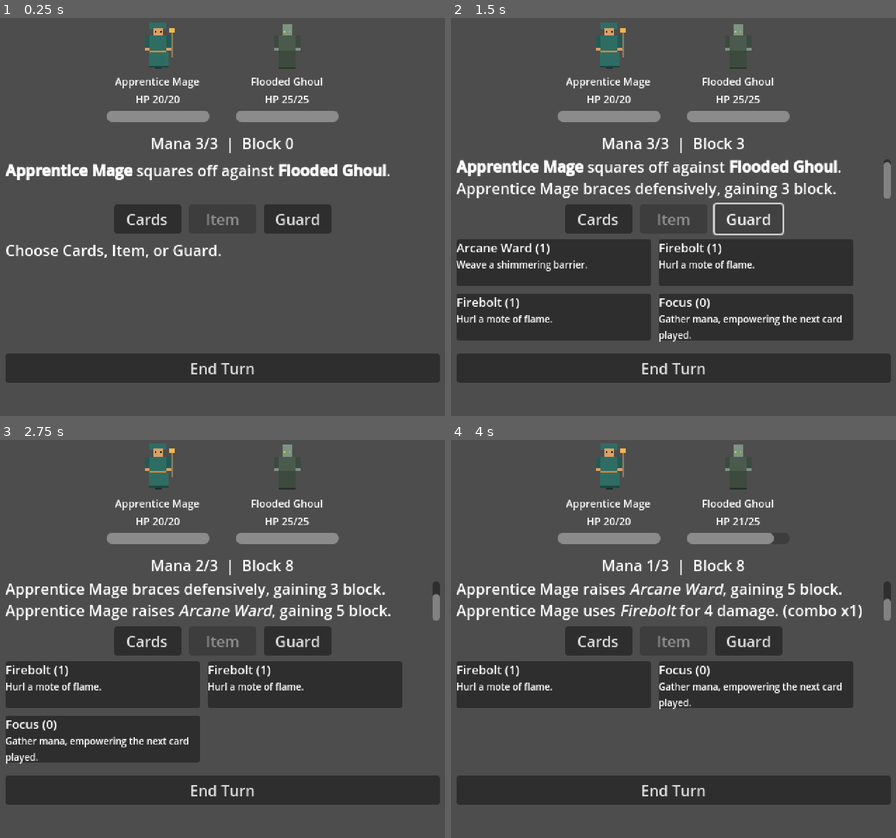
Above: before the commit, frames 1-4 (two rows, left to right).
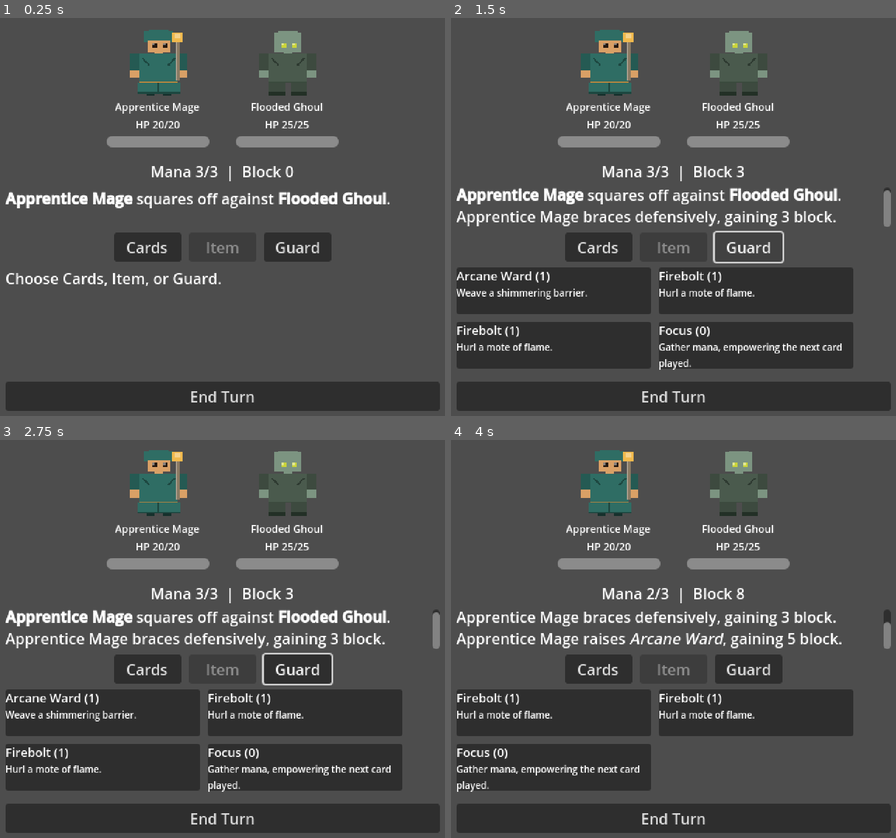
Above: after the commit, the same moments.

Repository: LupangSyS/PulseAI
Game: Godot game, scene res://scenes/combat.tscn
Two runs of this game, one before a commit and one after it. Both use one fixed random seed, a clock stepped at 60 frames per second and the inputs below. This scene is started directly instead of the project's main scene.
Inputs (mouse positions are in pixels of both pictures, inside the frame that each line leads up to):
- Up to frame 1 (0.25 s): no input
- Up to frame 2 (1.5 s): click "Cards" at 0.5 s; click "Guard" at 1.25 s
- Up to frame 3 (2.75 s): click (102, 682) at 2.02 s
- Up to frame 4 (4 s): click (553, 710) at 2.77 s; click (758, 682) at 3.52 s

The runs differ from the first frame. In frame 1, 28% of the frame differs, in the area x 1-99%, y 1-99%; in frame 2, 34%; in frame 3, 38%; in frame 4, 38%, in the area x 1-99%, y 0-99%.

Commit message:
Upgrade sprite/tile resolution from 32x32 to 64x64 with real detail
The 32x32 art was reading as too low-fidelity ("eyesore") once seen at
the sizes players actually look at it - portraits in combat, the
status menu. Bumped native resolution to 64x64 across the board:

- tools/gen_sprites.py's humanoid/quadruped/blob/squat/boss_mass
  generators are redesigned at 64x64 with real added detail (eye
  highlights via a new lighten() helper, fabric-fold shading on
  torsos, a tapered staff with a highlight stripe, a shield with rim
  detail), not the old shapes just scaled up 2x - which would look
  identical, only blockier. All 23 existing characters/monsters
  regenerated through the same color configs (no per-character
  redesign needed - only the shared body-plan generators changed).
- Combat and the status menu grew their portrait boxes 56px -> 80px to
  actually show the extra detail; TextureRect's STRETCH_KEEP_ASPECT_
  CENTERED handles the rest.
- The overworld's on-screen sprite size was deliberately kept the
  same - PLAYER_SPRITE_SCALE/MONSTER_SPRITE_SCALE shrank to compensate
  for the bigger source texture, since growing the actual on-screen
  size would overflow the 480-wide viewport without the camera/scroll
  system already flagged as a follow-up in GDD.md.
- tools/gen_tiles.py's tile design grid is now fully addressable at
  the native 40x40 (was a chunky 20x20-units-at-2x-scale grid), adding
  finer ripple/crack/debris texture within the same on-screen tile
  size - CELL_SIZE is unchanged for the same overflow reason.

Validated headlessly: every regenerated sprite file is a true 64x64
RGBA frame, the full 105-class regression (0 failures) and overworld
<->combat e2e flow still pass, and every UI element's on-screen bounds
(combat arena/cards, the status menu, the overworld HUD) stay within
the viewport with real slack at the new portrait sizes.

Co-Authored-By: Claude Sonnet 5 <noreply@anthropic.com>
Claude-Session: https://claude.ai/code/session_01P5dwagSojk6u8oWg1L4kN1

Diff:
--- a/scripts/combat/combat.gd
+++ b/scripts/combat/combat.gd
@@ -128,7 +128,7 @@
 	var arena_row := HBoxContainer.new()
 	arena_row.alignment = BoxContainer.ALIGNMENT_CENTER
 	arena_row.add_theme_constant_override("separation", 28)
-	arena_row.custom_minimum_size = Vector2(0, 120)
+	arena_row.custom_minimum_size = Vector2(0, 150)
 	root_box.add_child(arena_row)
 
 	var player_panel := VBoxContainer.new()
@@ -215,7 +215,7 @@
 
 func _make_portrait() -> TextureRect:
 	var rect := TextureRect.new()
-	rect.custom_minimum_size = Vector2(56, 56)
+	rect.custom_minimum_size = Vector2(80, 80)
 	rect.stretch_mode = TextureRect.STRETCH_KEEP_ASPECT_CENTERED
 	rect.texture_filter = CanvasItem.TEXTURE_FILTER_NEAREST
 	rect.size_flags_horizontal = Control.SIZE_SHRINK_CENTER
--- a/scripts/menu/status_menu.gd
+++ b/scripts/menu/status_menu.gd
@@ -76,11 +76,11 @@
 
 	var header := HBoxContainer.new()
 	header.add_theme_constant_override("separation", 12)
-	header.custom_minimum_size = Vector2(0, 64)
+	header.custom_minimum_size = Vector2(0, 88)
 	root_box.add_child(header)
 
 	portrait = TextureRect.new()
-	portrait.custom_minimum_size = Vector2(56, 56)
+	portrait.custom_minimum_size = Vector2(80, 80)
 	portrait.stretch_mode = TextureRect.STRETCH_KEEP_ASPECT_CENTERED
 	portrait.texture_filter = CanvasItem.TEXTURE_FILTER_NEAREST
 	header.add_child(portrait)
--- a/scripts/overworld/overworld.gd
+++ b/scripts/overworld/overworld.gd
@@ -37,8 +37,8 @@
 const VIEWPORT_HEIGHT := 460
 const DEFAULT_DISTRICT_ID := "sukhumvit_shallows"
 const DEFAULT_CLASS_ID := "mage_f"
-const PLAYER_SPRITE_SCALE := 1.1 # native sprites are 32px; ~35px in a 40px cell
-const MONSTER_SPRITE_SCALE := 1.05
+const PLAYER_SPRITE_SCALE := 0.55 # native sprites are 64px; ~35px on-screen in a 40px cell
+const MONSTER_SPRITE_SCALE := 0.53
 
 ## Purely cosmetic terrain legend -> TileLoader tile name. Any character
 ## not in this map (or a district with no `terrain` at all) falls back to
Binary file changed: assets/sprites/characters/alchemist_f_idle1.png
Binary file changed: assets/sprites/characters/alchemist_f_idle2.png
Binary file changed: assets/sprites/characters/assassin_f_idle1.png
Binary file changed: assets/sprites/characters/assassin_f_idle2.png
Binary file changed: assets/sprites/characters/bard_f_idle1.png
Binary file changed: assets/sprites/characters/bard_f_idle2.png
Binary file changed: assets/sprites/characters/berserker_f_idle1.png
Binary file changed: assets/sprites/characters/berserker_f_idle2.png
Binary file changed: assets/sprites/characters/exorcist_f_idle1.png
Binary file changed: assets/sprites/characters/exorcist_f_idle2.png
Binary file changed: assets/sprites/characters/healer_f_idle1.png
Binary file changed: assets/sprites/characters/healer_f_idle2.png
(and 39 more such lines)
